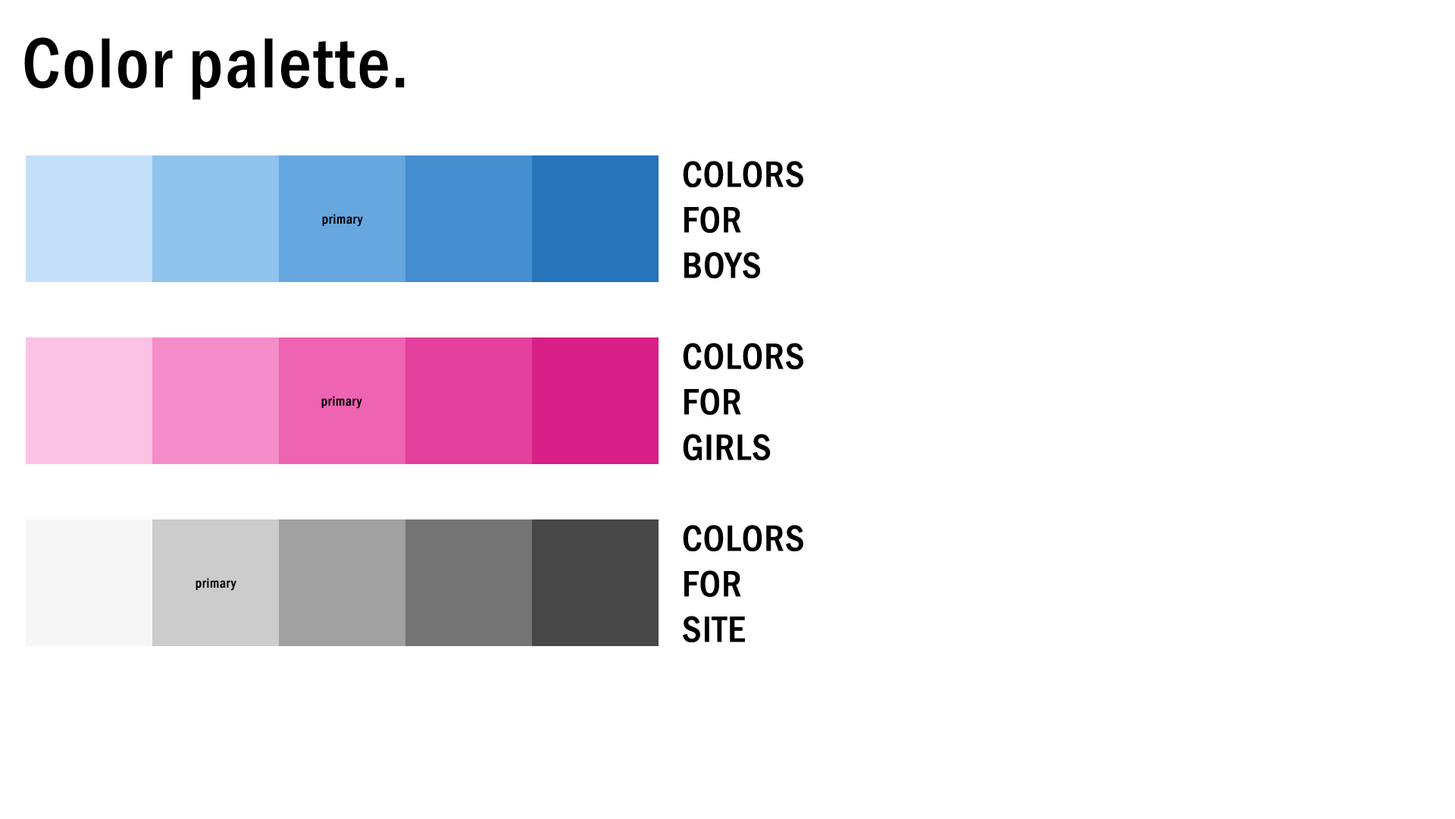
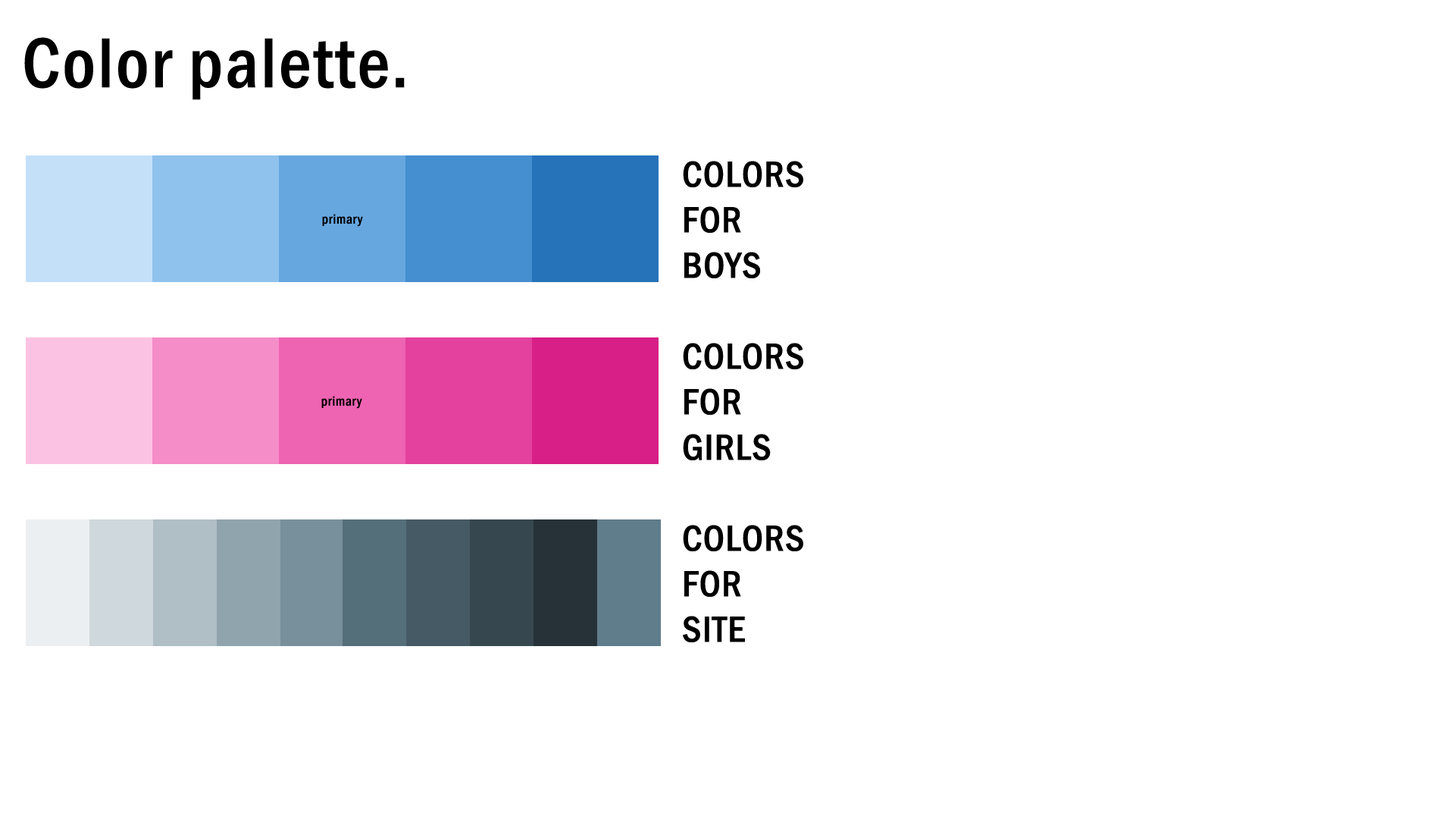
Before/after of a 1455x819 layered artwork. What changed in the layer stack:
removed layer "primary" (1st of 3, in "Tekengebied 1" › "for site") from group "for site" over (195, 577, 237, 591)
removed layer "484747" from group "for site" over (532, 519, 659, 646)
removed layer "747474" from group "for site" over (405, 519, 533, 646)
removed layer "A1A1A1" from group "for site" over (278, 519, 406, 646)
removed layer "CCCCCC" from group "for site" over (152, 519, 279, 646)
added layer "263238" in group "for site" over (597, 519, 661, 646)
added layer "37474F" in group "for site" over (533, 519, 598, 646)
added layer "455A64" in group "for site" over (469, 519, 534, 646)
added layer "546E7A" in group "for site" over (406, 519, 470, 646)
added layer "607D8B" in group "for site" over (342, 519, 407, 646)
added layer "78909C" in group "for site" over (280, 519, 345, 646)
added layer "90A4AE" in group "for site" over (216, 519, 281, 646)
added layer "B0BEC5" in group "for site" over (153, 519, 217, 646)
added layer "CFD8DC" in group "for site" over (89, 519, 154, 646)
renamed "F6F6F6" to "ECEFF1", painted on it over (25, 519, 153, 646)
